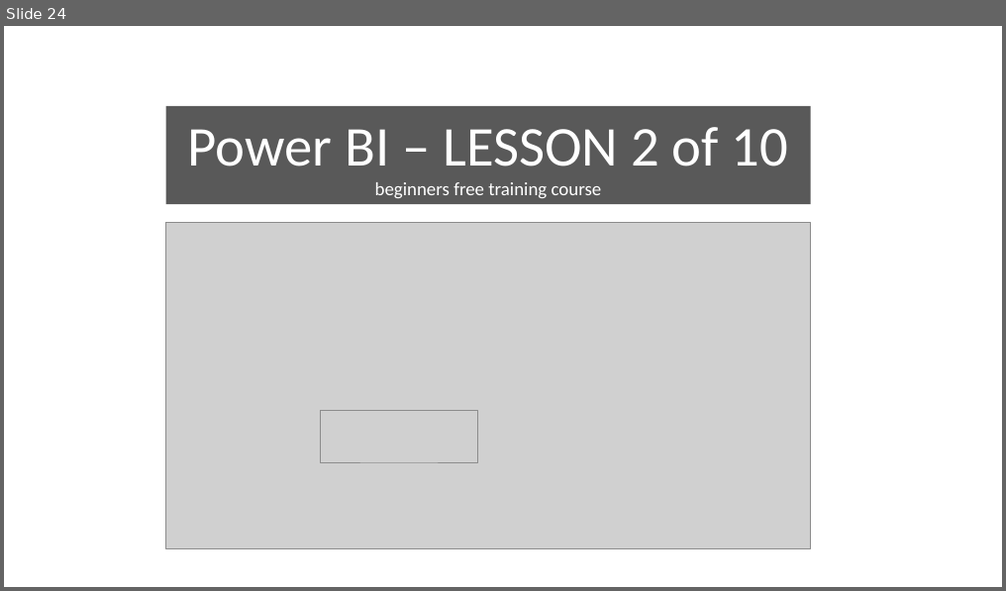
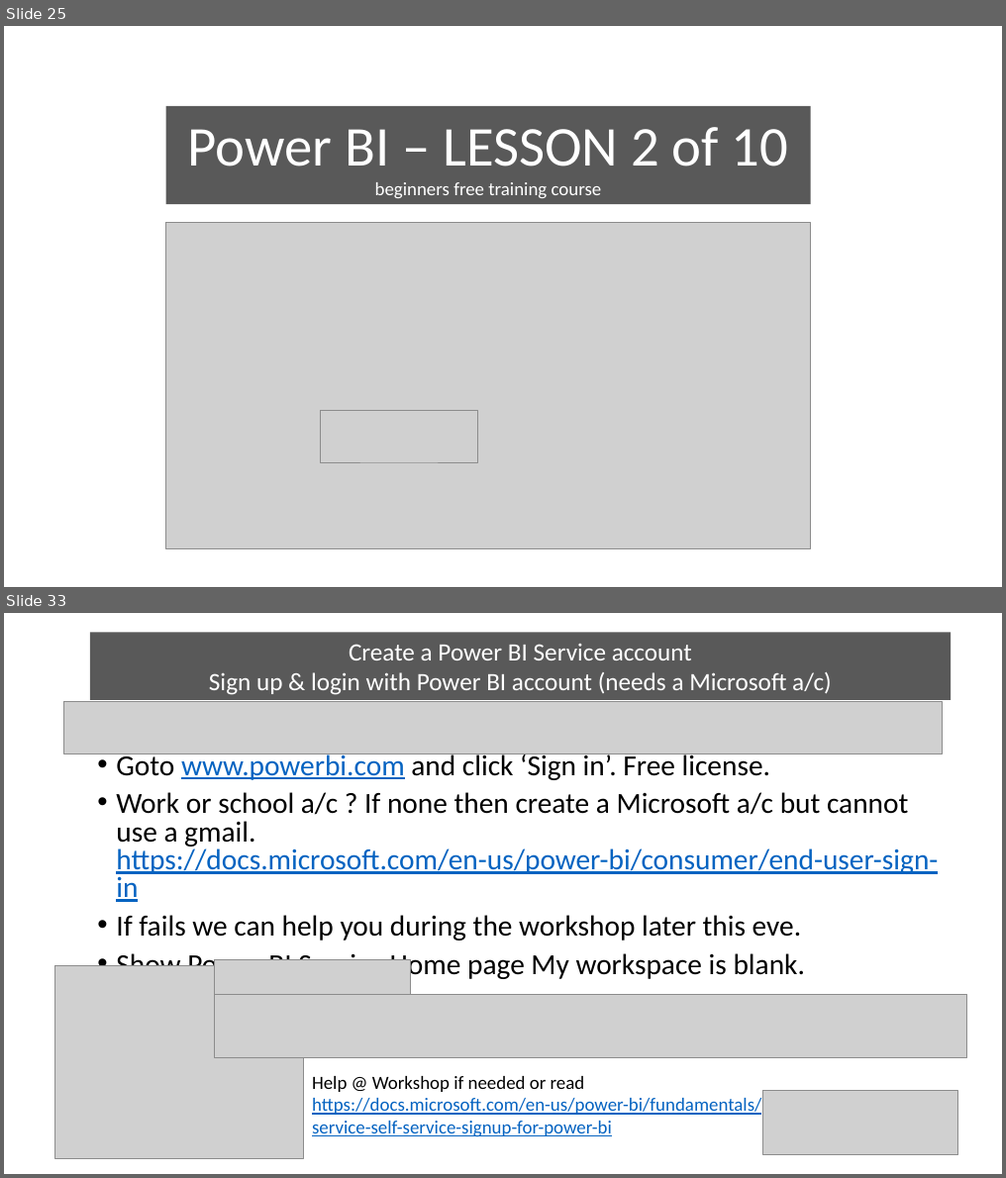
Before and after one commit to wottabyte/PBITraining, a slide deck: 202110-Burnley/Microsoft Power BI training Burnley Oct21.pptx. Shown one above the other, each under a label of ours: slide 24 before the commit, slides 25 and 33 after it; the slides between them are not shown. The pictures are 1006x591 and 1006x1178 pixels, drawn with LibreOffice and Linux fonts; fonts in the diff are those of the drawing; grey boxes stand for pictures. Boxes give left, top, right and bottom in pixels: in the first picture for what was removed or moved away, otherwise in the second. Text is boxed around its words. In the diff, an @@ line names an element or a change of style, - is before the commit and + after.

```diff
--- a/202110-Burnley/Microsoft Power BI training Burnley Oct21.pptx
+++ b/202110-Burnley/Microsoft Power BI training Burnley Oct21.pptx
@@ slide 33 added at <box>4,613,1002,1174</box>, background #FFFFFF @@
@@ rectangle added at <box>90,633,951,700</box>, fill #595959, 24 pt, text #FFFFFF @@
+Create a Power BI Service account
+Sign up & login with Power BI account (needs a Microsoft a/c)
@@ picture added at <box>63,701,943,754</box> @@
@@ text added at <box>116,751,938,981</box>, 28 pt, text #000000 @@
+• Goto www.powerbi.com and click ‘Sign in’. Free license.
+• Work or school a/c ? If none then create a Microsoft a/c but cannot use a gmail. https://docs.microsoft.com/en-us/power-bi/consumer/end-user-sign-in
+• If fails we can help you during the workshop later this eve.
+• Show Power BI Service Home page My workspace is blank.
@@ picture added at <box>54,965,303,1158</box> @@
@@ picture added at <box>215,960,411,995</box> @@
@@ picture added at <box>215,995,966,1058</box> @@
@@ text added at <box>312,1076,761,1138</box>, 18 pt, text #0563C1, underline @@
+Help @ Workshop if needed or read https://docs.microsoft.com/en-us/power-bi/fundamentals/service-self-service-signup-for-power-bi
@@ picture added at <box>763,1091,958,1156</box> @@
@@ what was slide 24 is now slide 25 @@
```
Also in this commit, not shown: 1 slide changed, 19 other slides added.
